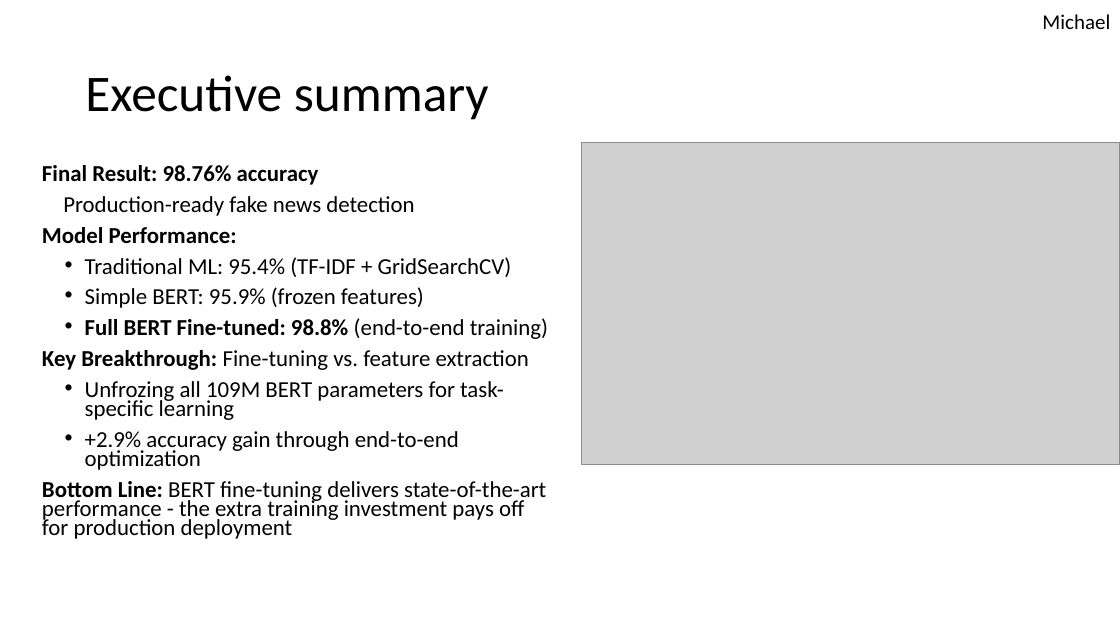
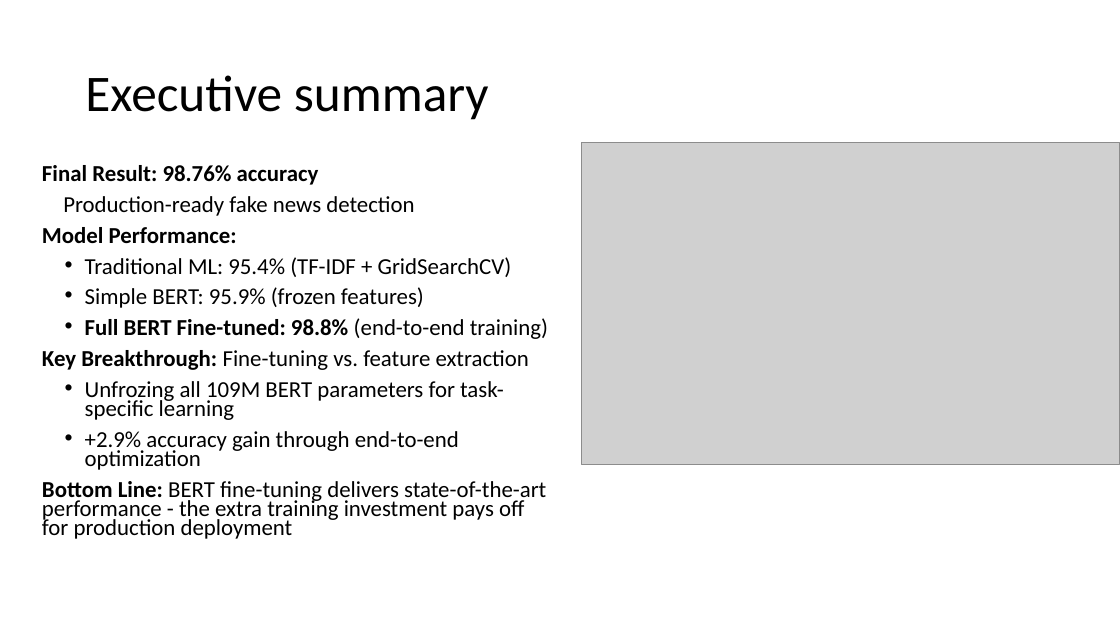
Before and after one commit to JeanDenisD/project-nlp-challenge, a slide deck: slide 2 of g2_presentation.pptx. Drawn at 1120x630 pixels with LibreOffice and Linux fonts; fonts in the diff are those of the drawing; grey boxes stand for pictures. Boxes give left, top, right and bottom in pixels: in the first picture for what was removed or moved away, otherwise in the second. Text is boxed around its words. In the diff, an @@ line names an element or a change of style, - is before the commit and + after.

```diff
--- a/g2_presentation.pptx
+++ b/g2_presentation.pptx
@@ text removed at box(1042, 14, 1110, 29) @@
-Michael
```
Also in this commit, not shown: 5 other slides changed, 1 slide added, 3 slides removed.
